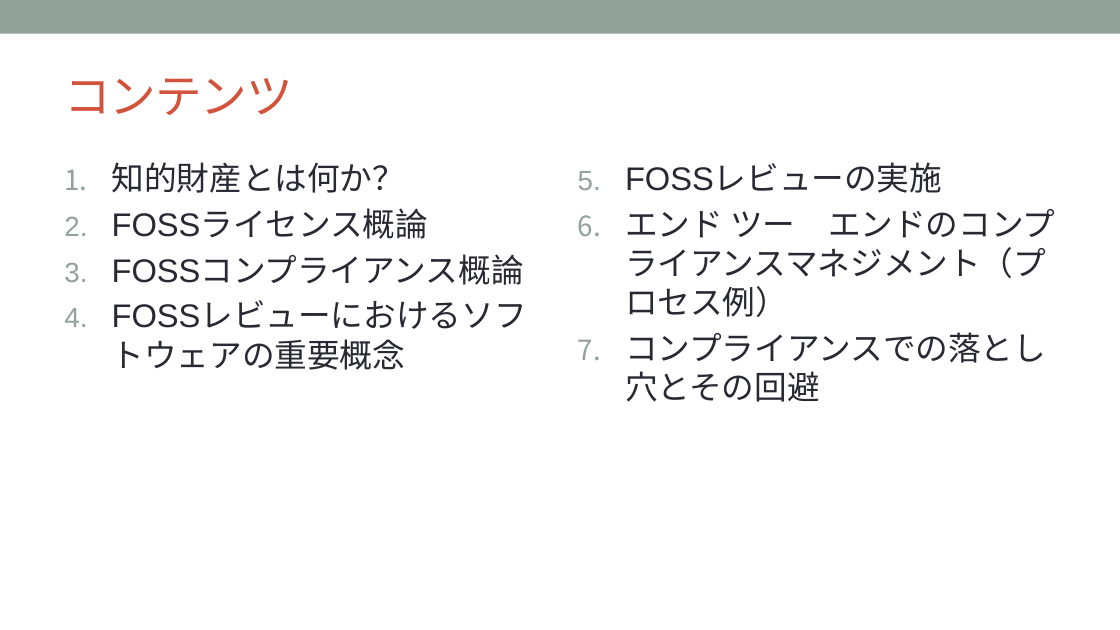
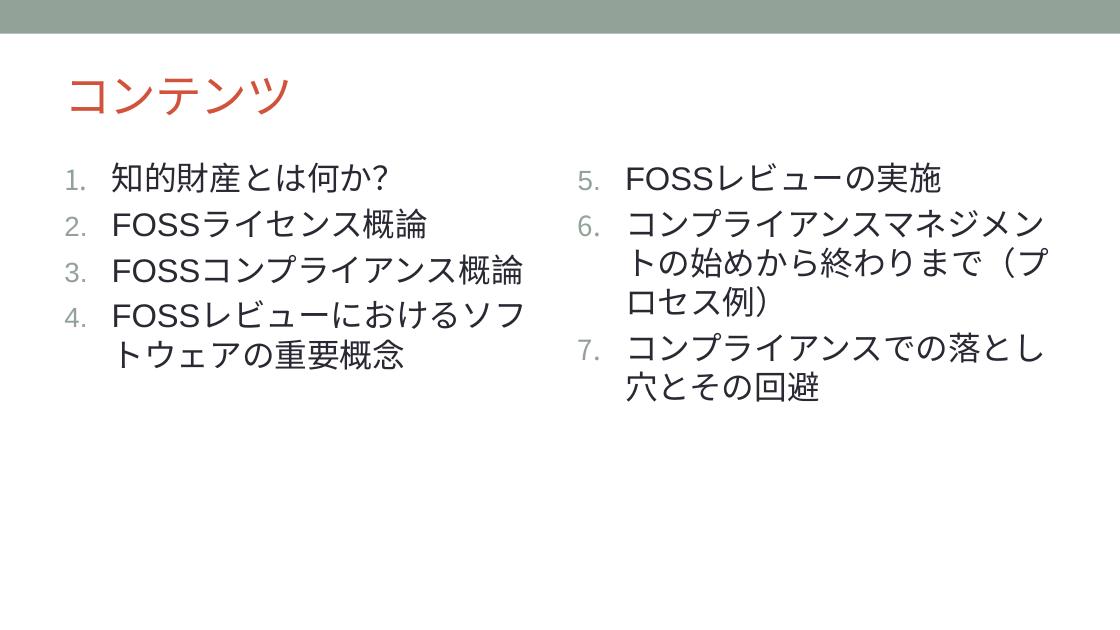
Before and after one commit to OpenChain-Project/Curriculum-Translation-JP, a slide deck: slide 3 of RC/openchain-curriculum-release-2-jp_rc1.0.pptx. Drawn at 1120x630 pixels with LibreOffice and Linux fonts; fonts in the diff are those of the drawing; background and template pictures are left out. Boxes give left, top, right and bottom in pixels: in the first picture for what was removed or moved away, otherwise in the second. Text is boxed around its words. In the diff, an @@ line names an element or a change of style, - is before the commit and + after.

```diff
--- a/RC/openchain-curriculum-release-2-jp_rc1.0.pptx
+++ b/RC/openchain-curriculum-release-2-jp_rc1.0.pptx
@@ text at box(625, 209, 1049, 317): text changed @@
-6. エンド ツー エンドのコンプライアンスマネジメント（プロセス例）
+6. コンプライアンスマネジメントの始めから終わりまで（プロセス例）
```
Also in this commit, not shown: 6 other slides changed.
